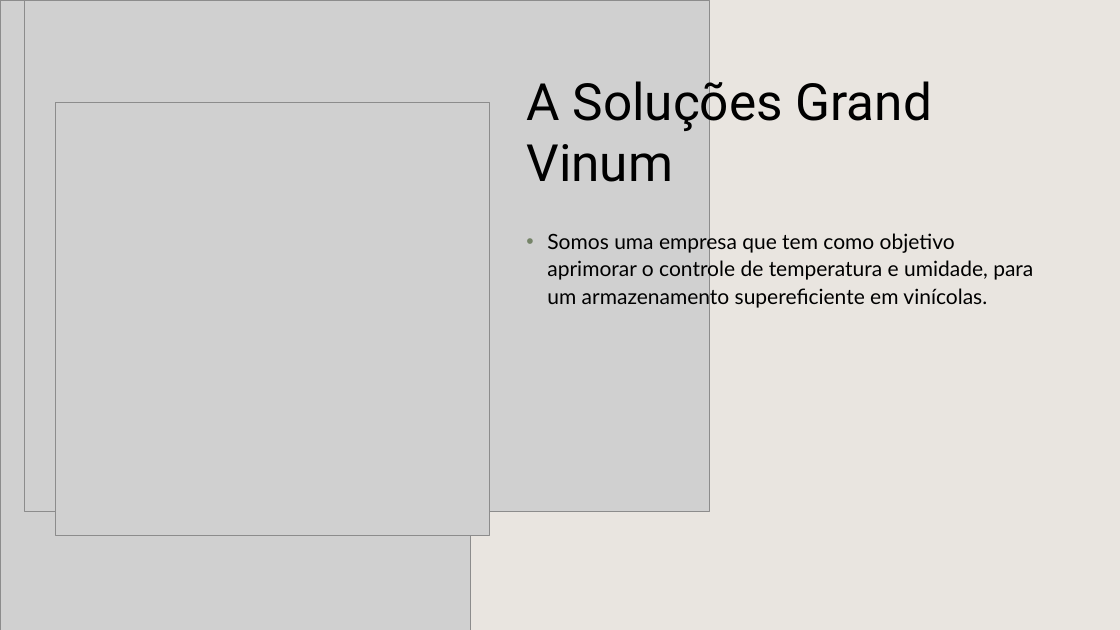
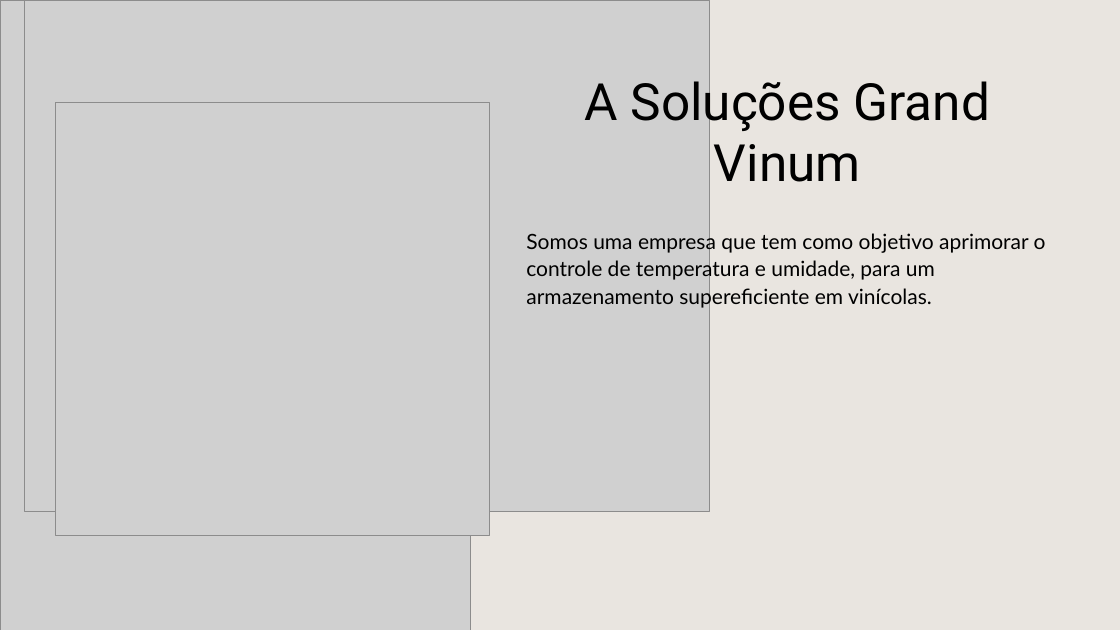
Before and after one commit to GP5-Sptech/Vinicola-Grand-Vinum, a slide deck: slide 3 of Power Point/Sprint1.pptx (slide 4 before the commit). Drawn at 1120x630 pixels with LibreOffice and Linux fonts; fonts in the diff are those of the drawing; grey boxes stand for pictures; background and template pictures are left out. Boxes give left, top, right and bottom in pixels: in the first picture for what was removed or moved away, otherwise in the second. Text is boxed around its words. In the diff, an @@ line names an element or a change of style, - is before the commit and + after.

```diff
--- a/Power Point/Sprint1.pptx
+++ b/Power Point/Sprint1.pptx
@@ title "A Soluções Grand Vinum" at (x1=584, y1=72, x2=990, y2=182): alignment left to centre @@
@@ text "Somos uma empresa que tem ..." at (x1=526, y1=231, x2=1046, y2=309): bullet • to none @@
```
Also in this commit, not shown: 3 other slides changed, 3 slides added, 1 slide removed, 1 other file.
